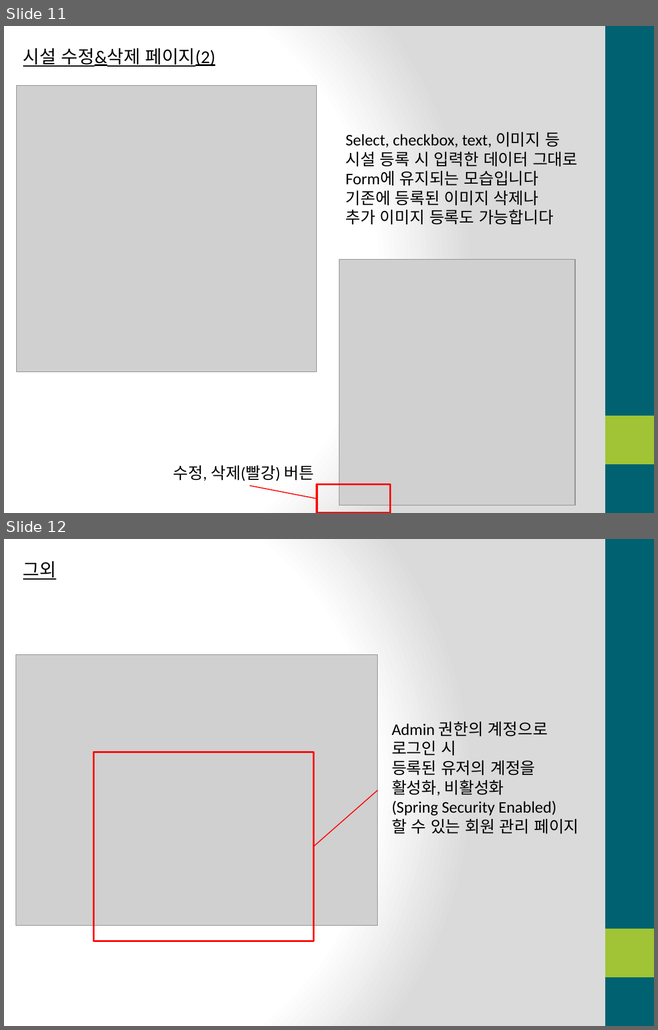
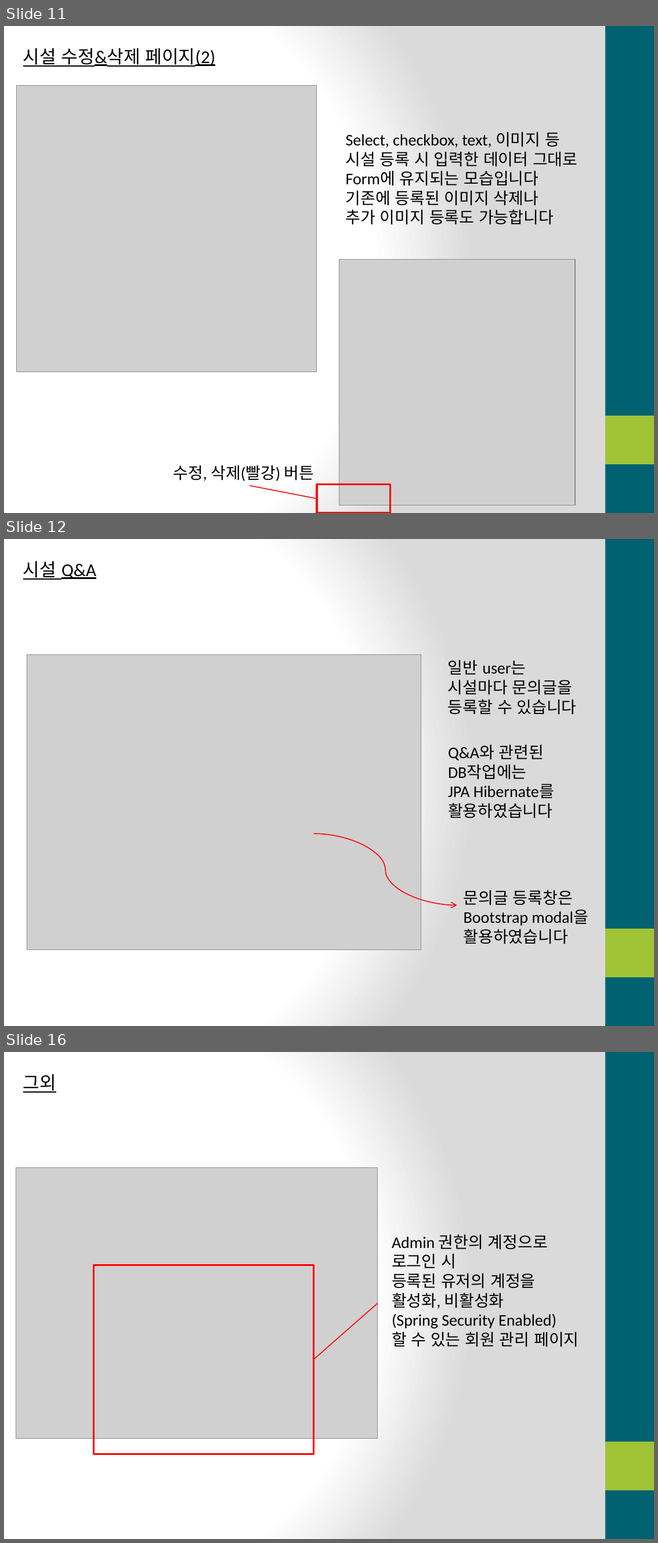
Before and after one commit to atakage/RoujinHome, a slide deck: RoujinHomePPT/RoujinHomePPT.pptx. Shown one above the other, each under a label of ours: slides 11 and 12 before the commit, slides 11, 12 and 16 after it; the slides between them are not shown. The pictures are 658x1030 and 658x1543 pixels, drawn with LibreOffice and Linux fonts; fonts in the diff are those of the drawing; grey boxes stand for pictures. Boxes give left, top, right and bottom in pixels: in the first picture for what was removed or moved away, otherwise in the second. Text is boxed around its words. In the diff, an @@ line names an element or a change of style, - is before the commit and + after.

```diff
--- a/RoujinHomePPT/RoujinHomePPT.pptx
+++ b/RoujinHomePPT/RoujinHomePPT.pptx
@@ slide 12 added at bbox=[4, 539, 654, 1026], background gradient #FFFFFF to #DADADA; not listed: 2 template elements that a slide beside it also shows @@
@@ text added at bbox=[23, 561, 96, 580], 20 pt, text #000000, underline @@
+시설 Q&A
@@ picture added at bbox=[27, 654, 420, 950] @@
@@ text added at bbox=[448, 660, 576, 715], 18 pt, text #000000 @@
+일반 user는
+시설마다 문의글을
+등록할 수 있습니다
@@ text added at bbox=[448, 745, 554, 819], 18 pt, text #000000 @@
+Q&A와 관련된
+DB작업에는
+JPA Hibernate를
+활용하였습니다
@@ curved arrow added from (313, 834) to (457, 906), #FF0000 1 pt @@
@@ text added at bbox=[463, 890, 588, 944], 18 pt, text #000000 @@
+문의글 등록창은
+Bootstrap modal을
+활용하였습니다
@@ what was slide 12 is now slide 16 @@
```
Also in this commit, not shown: 3 slides changed, 5 other slides added, 22 other files.
